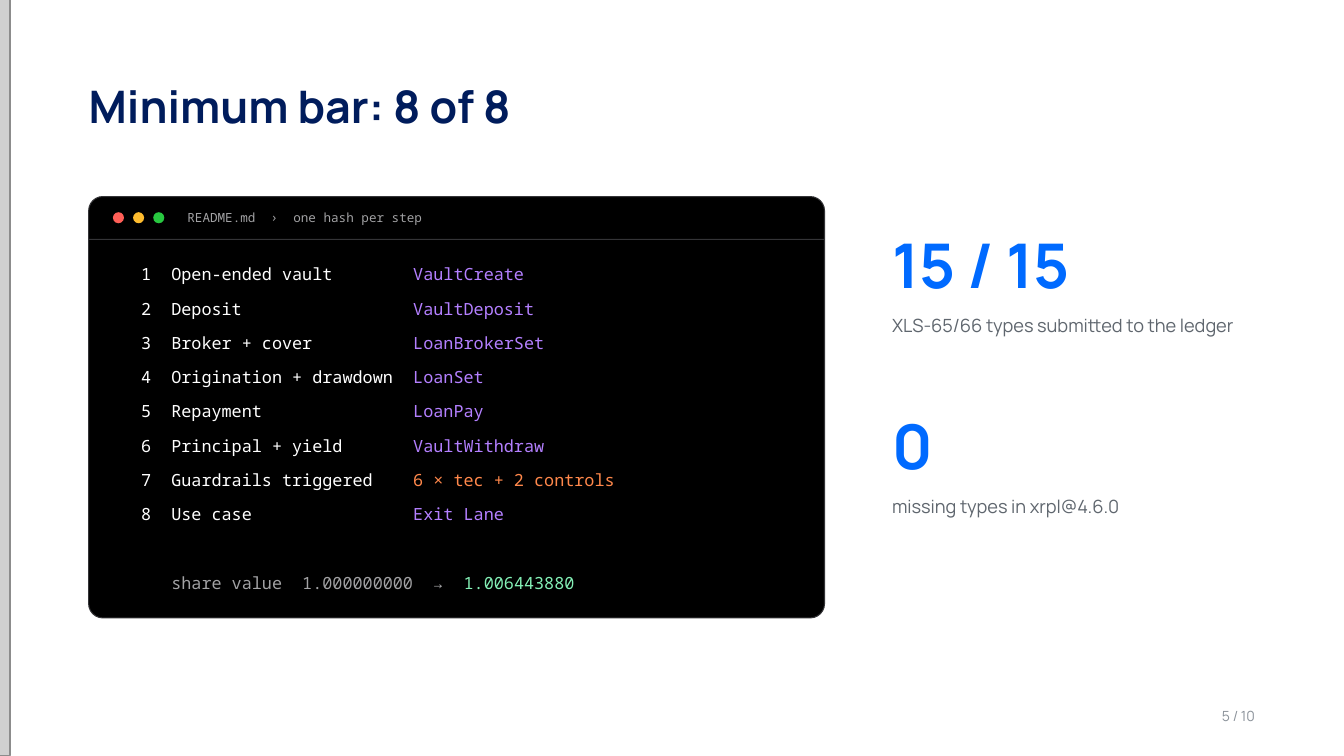
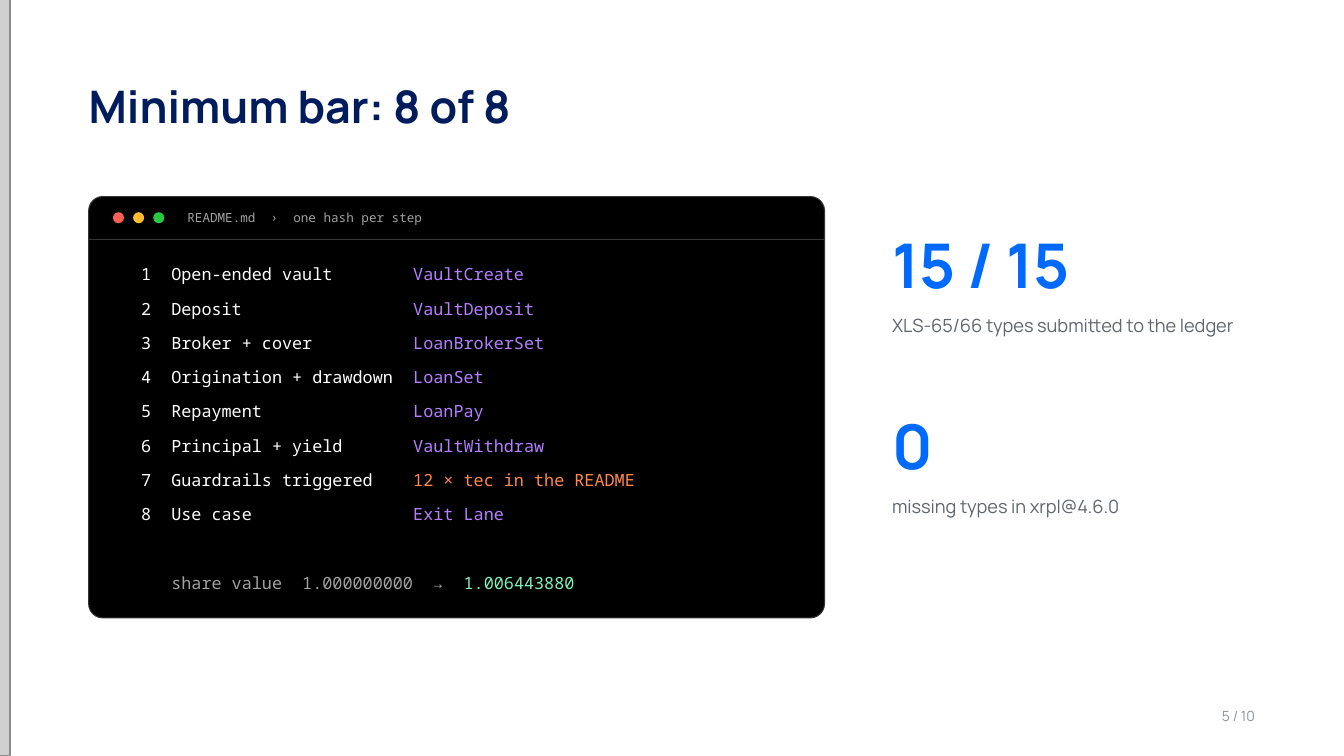
Before and after one commit to charlyppr/exit-lane-xrpl, a slide deck: slide 5 of deck/exit-lane.pptx. Drawn at 1344x756 pixels with LibreOffice and Linux fonts; fonts in the diff are those of the drawing; grey boxes stand for pictures. Boxes give left, top, right and bottom in pixels: in the first picture for what was removed or moved away, otherwise in the second. Text is boxed around its words. In the diff, an @@ line names an element or a change of style, - is before the commit and + after.

```diff
--- a/deck/exit-lane.pptx
+++ b/deck/exit-lane.pptx
@@ text at [141, 473, 634, 490]: text changed @@
-7 Guardrails triggered 6 × tec + 2 controls
+7 Guardrails triggered 12 × tec in the README
```
Also in this commit, not shown: 1 other slide changed, 6 other files.
